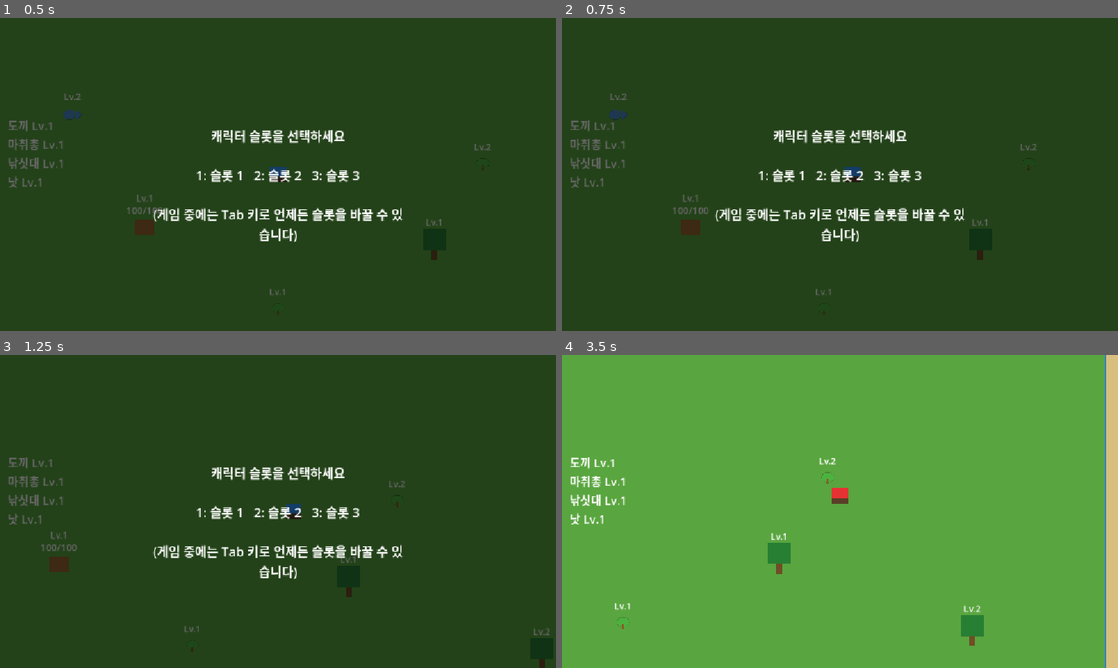
Above: before the commit, frames 1-4 (two rows, left to right).
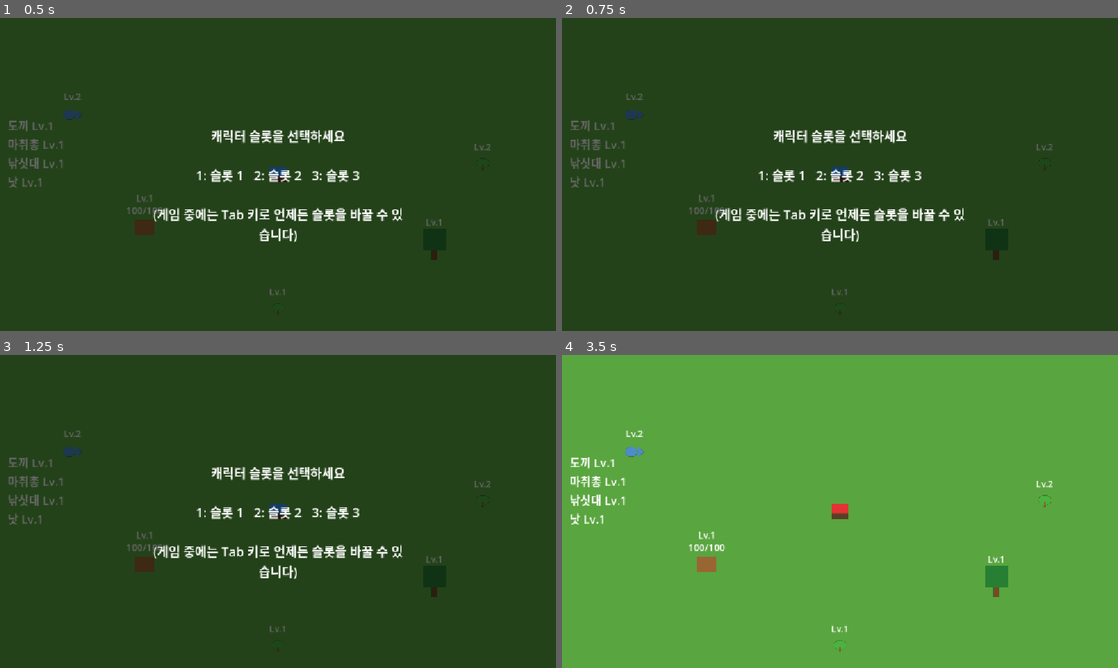
Above: after the commit, the same moments.

Repository: kimtuna/test_game
Game: Godot game, scene res://scenes/Main.tscn
Same seed, same stepped clock (60 frames per second), same inputs: the game is played once before the commit and once after it.
Inputs (mouse positions are in pixels of both pictures, inside the frame that each line leads up to):
- Up to frame 1 (0.5 s): no input
- Up to frame 2 (0.75 s): tap Enter (ui_accept) at 0.5 s; move the mouse to (962, 158) at 0.52 s; hold Right (ui_right) from 0.53 s (still down); tap C (capture) at 0.6 s; click (962, 158) at 0.67 s
- Up to frame 3 (1.25 s): keep holding Right (ui_right); tap Enter (ui_accept) at 0.77 s
- Up to frame 4 (3.5 s): move the mouse to (728, 527) at 1.27 s; release Right (ui_right) at 1.28 s; hold Down (ui_down) 1.28-2.03 s; tap 1 at 1.35 s; tap Enter (ui_accept) at 1.52, 3.02 s; move the mouse to (895, 442) at 2.02 s; hold Right (ui_right) 2.03-2.78 s; tap 2 at 2.1 s; move the mouse to (812, 574) at 2.77 s; hold Up (ui_up) from 2.78 s (still down); tap 3 at 2.85 s; click (812, 574) at 2.92 s

Frame 1 is identical in both runs. In frame 2, 1.0% of the frame differs, in the area x 8-89%, y 24-95%; in frame 3, 1.1%; in frame 4, 4.3%, in the area x 9-100%, y 0-100%.

Commit message:
feat: 캐릭터 이동을 WASD 기반 입력으로 변경
inbox.md #4-1 반영. Input.get_vector가 참조하던 ui_left/right/up/down(방향키 전용
기본 액션) 대신 project.godot에 새로 정의한 move_left/right/up/down(A/D/W/S)
액션을 쓰도록 player.gd를 변경. 이동 시뮬레이션에 ui_left를 쓰던
animal_sound_flee_headless_test도 함께 갱신.

Co-Authored-By: Claude Sonnet 5 <noreply@anthropic.com>

Diff:
--- a/project.godot
+++ b/project.godot
@@ -1,3 +1,11 @@
+; Engine configuration file.
+; It's best edited using the editor UI and not directly,
+; since the parameters that go here are not all obvious.
+;
+; Format:
+;   [section] ; section goes between []
+;   param=value ; assign values to parameters
+
 config_version=5
 
 [application]
@@ -12,16 +20,33 @@
 
 [display]
 
-window/size/viewport_width=1152
-window/size/viewport_height=648
 window/stretch/mode="canvas_items"
-window/stretch/aspect="keep"
 
 [input]
 
 capture={
 "deadzone": 0.5,
-"events": [Object(InputEventKey,"resource_local_to_scene":fa …(171 unchanged characters)… keycode":67,"key_label":0,"unicode":99,"echo":false,"script":null)
+"events": [Object(InputEventKey,"resource_local_to_scene":fa …(171 unchanged characters)… keycode":67,"key_label":0,"unicode":99,"location":0,"echo":false,"script":null)
+]
+}
+move_left={
+"deadzone": 0.5,
+"events": [Object(InputEventKey,"resource_local_to_scene":false,"resource_name":"","device":-1,"window_id":0,"alt_pressed":false,"shift_pressed":false,"ctrl_pressed":false,"meta_pressed":false,"pressed":false,"keycode":0,"physical_keycode":65,"key_label":0,"unicode":97,"location":0,"echo":false,"script":null)
+]
+}
+move_right={
+"deadzone": 0.5,
+"events": [Object(InputEventKey,"resource_local_to_scene":false,"resource_name":"","device":-1,"window_id":0,"alt_pressed":false,"shift_pressed":false,"ctrl_pressed":false,"meta_pressed":false,"pressed":false,"keycode":0,"physical_keycode":68,"key_label":0,"unicode":100,"location":0,"echo":false,"script":null)
+]
+}
+move_up={
+"deadzone": 0.5,
+"events": [Object(InputEventKey,"resource_local_to_scene":false,"resource_name":"","device":-1,"window_id":0,"alt_pressed":false,"shift_pressed":false,"ctrl_pressed":false,"meta_pressed":false,"pressed":false,"keycode":0,"physical_keycode":87,"key_label":0,"unicode":119,"location":0,"echo":false,"script":null)
+]
+}
+move_down={
+"deadzone": 0.5,
+"events": [Object(InputEventKey,"resource_local_to_scene":false,"resource_name":"","device":-1,"window_id":0,"alt_pressed":false,"shift_pressed":false,"ctrl_pressed":false,"meta_pressed":false,"pressed":false,"keycode":0,"physical_keycode":83,"key_label":0,"unicode":115,"location":0,"echo":false,"script":null)
 ]
 }
 
--- a/scripts/player.gd
+++ b/scripts/player.gd
@@ -85,7 +85,7 @@
 func _physics_process(_delta: float) -> void:
 	if not is_multiplayer_authority():
 		return
-	var direction := Input.get_vector("ui_left", "ui_right", "ui_up", "ui_down")
+	var direction := Input.get_vector("move_left", "move_right", "move_up", "move_down")
 	velocity = direction * SPEED
 	move_and_slide()
 
--- a/tests/animal_sound_flee_headless_test.gd
+++ b/tests/animal_sound_flee_headless_test.gd
@@ -37,10 +37,10 @@
 		ok = false
 
 	# 이제 플레이어가 왼쪽으로 이동(발소리 발생)한다. 공격/포획 입력은 없다.
-	Input.action_press("ui_left")
+	Input.action_press("move_left")
 	for i in range(5):
 		await physics_frame
-	Input.action_release("ui_left")
+	Input.action_release("move_left")
 
 	if not animal.is_fleeing:
 		push_error("FAIL: 이동 중인 플레이어가 발소리 범위 안에 있는데도 동물이 도주하지 않음")
